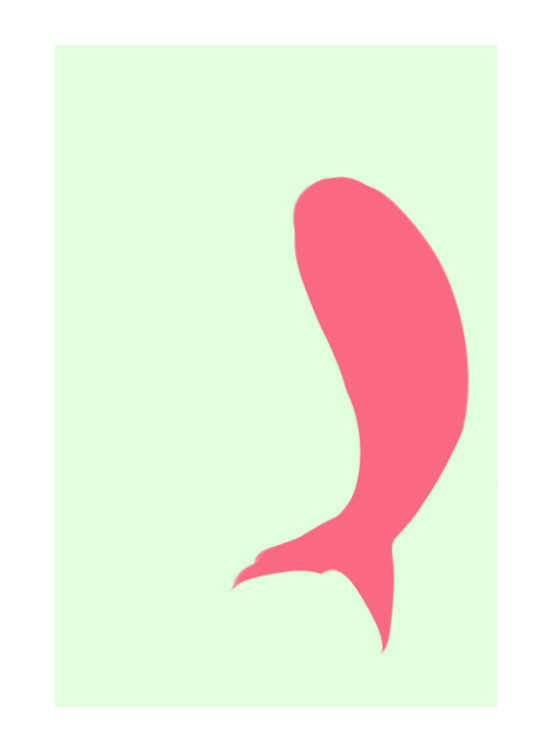
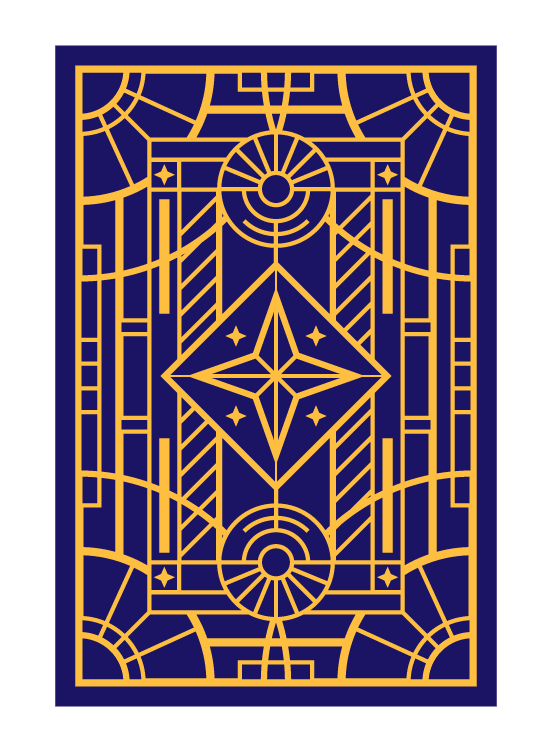
Two versions of the same layered image (w=552, h=752). Layer-by-layer changes:
hid group "Sakura" (4 layers), moved it above "Moon" over [55, 45, 497, 707]
painted on "Copy of Paint Layer 5 Merged" over [55, 45, 497, 707]
painted on "Paint Layer 5 Merged" over [55, 45, 497, 707]
painted on "Paint Layer 2" over [55, 45, 497, 707]
hid group "Moon" (12 layers) over [55, 45, 497, 707]
painted on "Paint Layer 19" over [55, 45, 497, 707]
painted on "Paint Layer 18" over [55, 128, 497, 576]
painted on "Paint Layer 17" over [55, 192, 497, 640]
painted on "Paint Layer 14" over [55, 192, 497, 704]
painted on "Paint Layer 16" over [64, 192, 448, 640]
painted on "Paint Layer 11" over [55, 128, 497, 704]
painted on "Paint Layer 12" over [55, 45, 497, 707]
painted on "Paint Layer 8" over [55, 45, 497, 707]
painted on "Background" (3rd of 4, in "Cardback") over [55, 45, 497, 707]
hid group "Group 22" (2 layers), moved it out of group "@" over [55, 45, 497, 707]
painted on "Paint Layer 23" over [128, 128, 497, 707]
